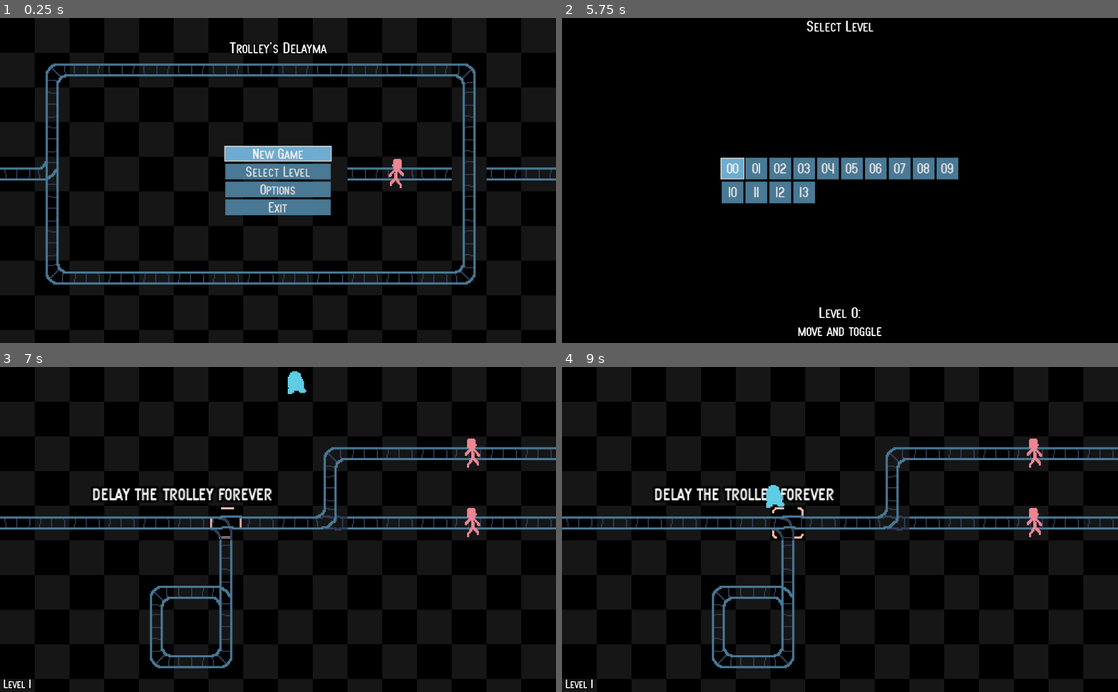
Above: before the commit, frames 1-4 (two rows, left to right).
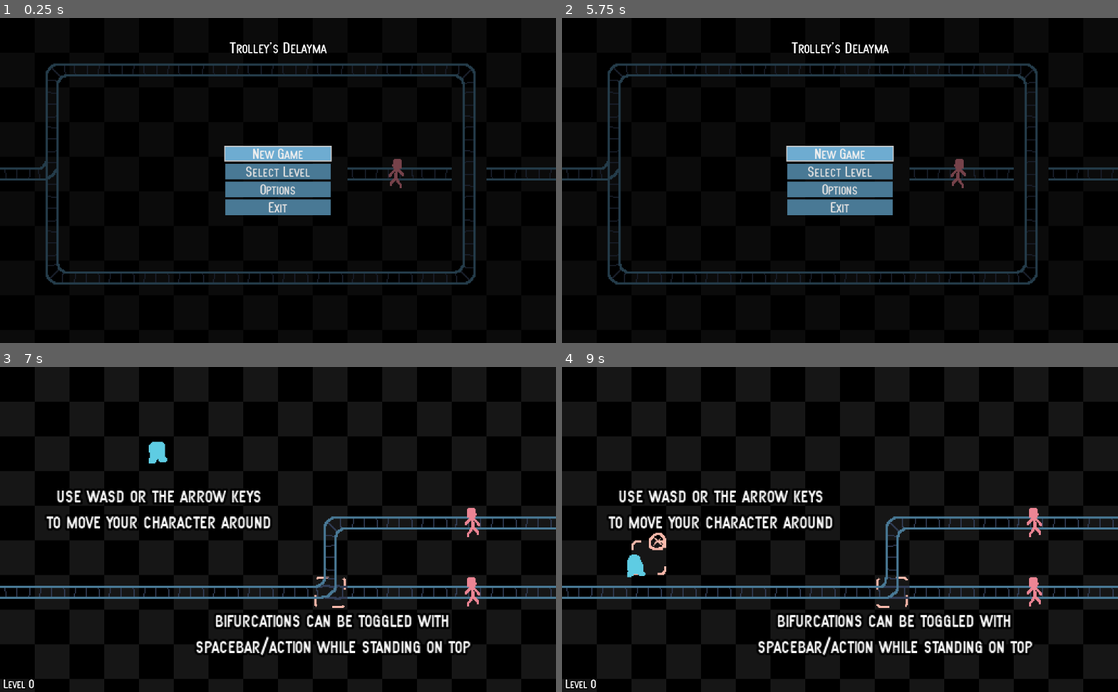
Above: after the commit, the same moments.

Repository: albertnez/ld50
Game: Godot game, scene res://scenes/main_menu_handler.tscn
The game is run twice, just before and just after one commit, with the same random seed, the same clock (stepped at 60 frames per second) and the same inputs.
Inputs (mouse positions are in pixels of both pictures, inside the frame that each line leads up to):
- Up to frame 1 (0.25 s): no input
- Up to frame 2 (5.75 s): click "Select Level" at 0.5 s; click "00" at 1.25 s; tap Enter (restart) at 2 s; move the mouse to (962, 164) at 2.02 s; hold Right (ui_right) 2.03-2.78 s; move the mouse to (728, 196) at 2.77 s; hold Down (ui_down) 2.78-3.53 s; move the mouse to (895, 109) at 3.52 s; hold Right (ui_right) 3.53-4.28 s; move the mouse to (812, 245) at 4.27 s; hold Up (ui_up) 4.28-5.03 s; move the mouse to (1006, 229) at 5.02 s; hold Left (ui_left) from 5.03 s (still down); tap Escape (ui_cancel) at 5.65 s
- Up to frame 3 (7 s): release Left (ui_left) at 5.75 s; click (194, 516) at 5.75 s, where only the run before the commit has a clickable "01"; click (278, 503) at 6.5 s, where only the run after the commit has a clickable "New Game"
- Up to frame 4 (9 s): move the mouse to (673, 480) at 7.27 s; hold Left (ui_left) 7.28-8.03 s; move the mouse to (867, 529) at 8.02 s; hold Down (ui_down) 8.03-8.78 s; move the mouse to (756, 448) at 8.77 s; hold Right (ui_right) from 8.78 s (still down)

The runs differ from the first frame. In frame 1, 4.9% of the frame differs, in the area x 0-100%, y 13-83%; in frame 2, 11%, in the area x 0-100%, y 0-98%; in frame 3, 9.5%; in frame 4, 9.6%.

Commit message:
Proper navigation between menus

Diff:
--- a/scenes/event_bus.gd
+++ b/scenes/event_bus.gd
@@ -1,5 +1,14 @@
 extends Node
 
+# Menu stuff.
+enum TargetMenuScene {
+	LEVEL_SELECT,
+	MAIN_MENU,
+	MAIN_GAME,
+}
+signal change_menu_scene(target_menu_scene, starting_level)
+
+# Other stuff.
 signal trolley_crashed()
 signal trolley_killed_someone()
 signal trolley_crash_with_trolley()
--- a/scenes/levels/menu/menu_level.tscn
+++ b/scenes/levels/menu/menu_level.tscn
@@ -16,7 +16,4 @@
 current = false
 
 [node name="ActionHoverIndicator" parent="." index="5"]
-frame = 9
-
-[node name="LevelTileHintSprite" parent="." index="7"]
-frame = 6
+frame = 1
--- /dev/null
+++ b/scenes/main_menu_handler.gd
@@ -0,0 +1,28 @@
+extends Node2D
+
+onready var _root_for_menu := $CanvasLayer
+onready var _current_menu_node := $CanvasLayer/Menu
+
+const LEVEL_SELECT_SCENE = preload("res://scenes/ui/level_select.tscn")
+const MAIN_MENU_SCENE = preload("res://scenes/ui/menu.tscn")
+
+func _ready() -> void:
+	EventBus.connect("change_menu_scene", self, "_on_EventBus_change_menu_scene")
+
+
+func _on_EventBus_change_menu_scene(target_scene: int, starting_level: int) -> void:
+	match target_scene:
+		EventBus.TargetMenuScene.MAIN_GAME:
+			var world_scene : GameWorld = load("res://scenes/world.tscn").instance()
+			world_scene._current_level = starting_level
+			var new_pack := PackedScene.new()
+			new_pack.pack(world_scene)
+			get_tree().change_scene_to(new_pack)
+		EventBus.TargetMenuScene.LEVEL_SELECT:
+			_current_menu_node.queue_free()
+			_current_menu_node = LEVEL_SELECT_SCENE.instance()
+			_root_for_menu.add_child(_current_menu_node)
+		EventBus.TargetMenuScene.MAIN_MENU:
+			_current_menu_node.queue_free()
+			_current_menu_node = MAIN_MENU_SCENE.instance()
+			_root_for_menu.add_child(_current_menu_node)
--- a/scenes/main_menu_handler.tscn
+++ b/scenes/main_menu_handler.tscn
@@ -1,13 +1,20 @@
-[gd_scene load_steps=3 format=2]
+[gd_scene load_steps=4 format=2]
 
 [ext_resource path="res://scenes/ui/menu.tscn" type="PackedScene" id=1]
 [ext_resource path="res://scenes/world.tscn" type="PackedScene" id=2]
+[ext_resource path="res://scenes/main_menu_handler.gd" type="Script" id=3]
 
 [node name="MainMenuHandler" type="Node2D"]
+script = ExtResource( 3 )
 
 [node name="World" parent="." instance=ExtResource( 2 )]
 _menu_demo_mode = true
 
 [node name="CanvasLayer" type="CanvasLayer" parent="."]
 
+[node name="BackgroundDimmer" type="ColorRect" parent="CanvasLayer"]
+anchor_right = 1.0
+anchor_bottom = 1.0
+color = Color( 0, 0, 0, 0.501961 )
+
 [node name="Menu" parent="CanvasLayer" instance=ExtResource( 1 )]
--- a/scenes/ui/level_select.gd
+++ b/scenes/ui/level_select.gd
@@ -3,6 +3,7 @@
 export (int, 10, 100, 10) var LEVEL_BUTTON_SIZE = 2
 
 const BUTTON_HOVER_GETS_FOCUSED = preload("res://scenes/ui/button_hover_gets_focused.gd")
+
 onready var _grid_container := get_node("%LevelGridContainer")
 onready var _descritpion_label := get_node("LevelDescriptionLabel")
 
@@ -30,17 +31,15 @@
 		button.rect_min_size = target_size
 
 
-func _process(delta: float) -> void:
-	if Input.is_action_just_pressed("ui_cancel"):
-		get_tree().change_scene_to(load("res://scenes/main_menu_handler.tscn"))
+func _input(event: InputEvent) -> void:
+	if event.is_action_pressed("ui_cancel"):
+		get_tree().set_input_as_handled()
+		EventBus.emit_signal("change_menu_scene", EventBus.TargetMenuScene.MAIN_MENU, 0)
 
 
 func _on_LevelButton_pressed(level: int) -> void:
-	var world_scene : GameWorld = load("res://scenes/world.tscn").instance()
-	world_scene._current_level = level
-	var new_pack := PackedScene.new()
-	new_pack.pack(world_scene)
-	get_tree().change_scene_to(new_pack)
+	EventBus.emit_signal("change_menu_scene", EventBus.TargetMenuScene.MAIN_GAME, level)
+
 
 func _on_LevelButton_focus_entered(level: int) -> void:
 	# We asume the scene file name will be our description.
--- a/scenes/ui/menu.gd
+++ b/scenes/ui/menu.gd
@@ -7,11 +7,17 @@
 	_new_game_button.grab_focus()
 
 
+func _input(event: InputEvent) -> void:
+	if event.is_action_pressed("ui_cancel"):
+		get_tree().set_input_as_handled()
+		return
+
+
 func _on_NewGameButton_pressed() -> void:
-	var packed_world := load("res://scenes/world.tscn")
-	get_tree().change_scene_to(packed_world)
+	EventBus.emit_signal("change_menu_scene", EventBus.TargetMenuScene.MAIN_GAME, 0)
+	return
+
 
 
 func _on_SelectLevelButton_pressed() -> void:
-	var level_selection := load( "res://scenes/ui/level_select.tscn")
-	get_tree().change_scene_to(level_selection)
+	EventBus.emit_signal("change_menu_scene", EventBus.TargetMenuScene.LEVEL_SELECT, 0)
--- a/scenes/world.gd
+++ b/scenes/world.gd
@@ -51,12 +51,14 @@
 		_trolley_timer.start(_tilemap.TROLLEY_WAIT_TIME)
 
 
-func _process(delta: float) -> void:
-
-	if Input.is_action_just_pressed("ui_cancel"):
-		get_tree().change_scene_to(load("res://scenes/ui/level_select.tscn"))
+func _unhandled_input(event: InputEvent) -> void:
+	if event.is_action_pressed("ui_cancel"):
+		get_tree().set_input_as_handled()
+		get_tree().change_scene_to(load("res://scenes/main_menu_handler.tscn"))
 		return
 
+
+func _process(delta: float) -> void:
 	var player_toggled = false
 
 	var player_can_toggle = (
